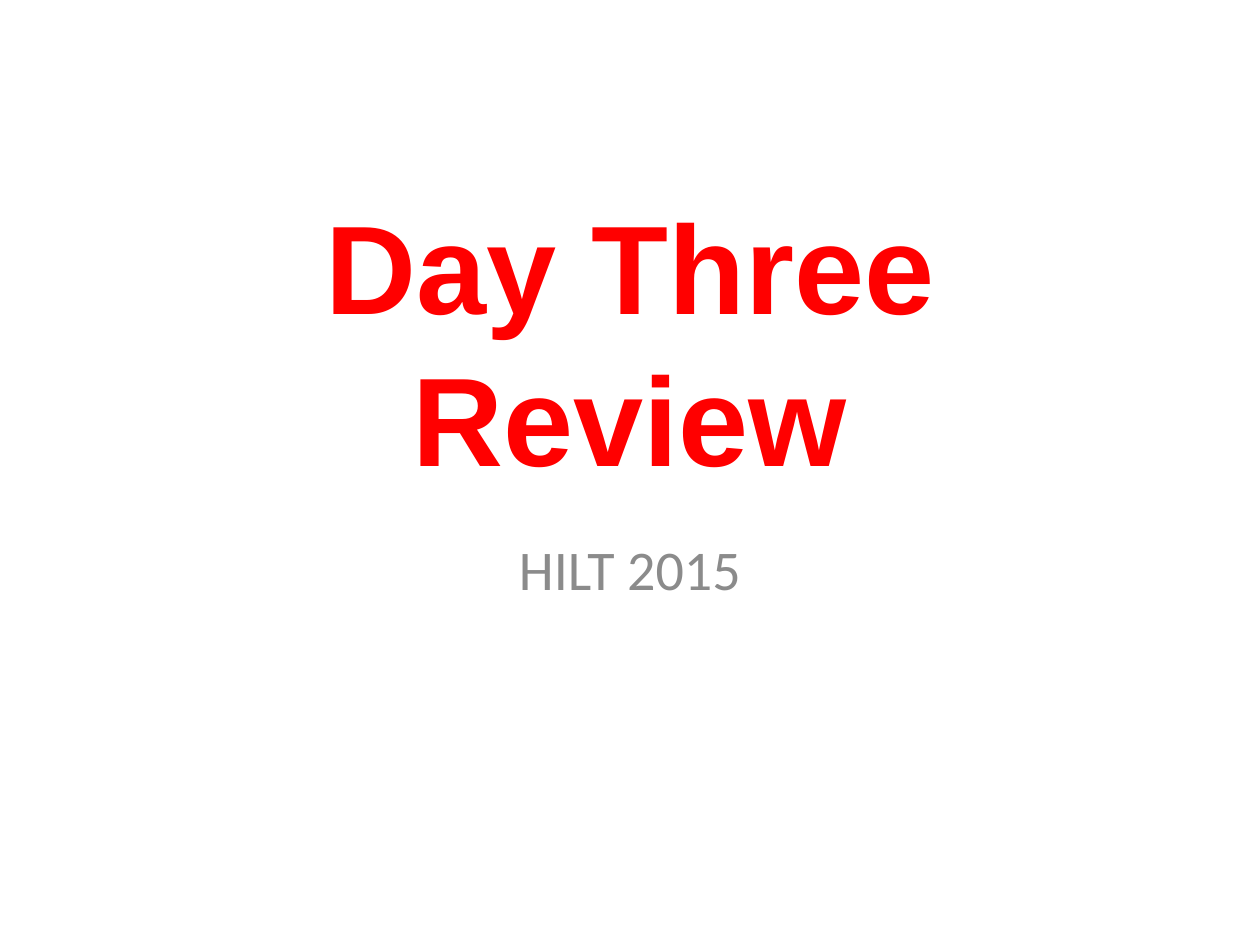
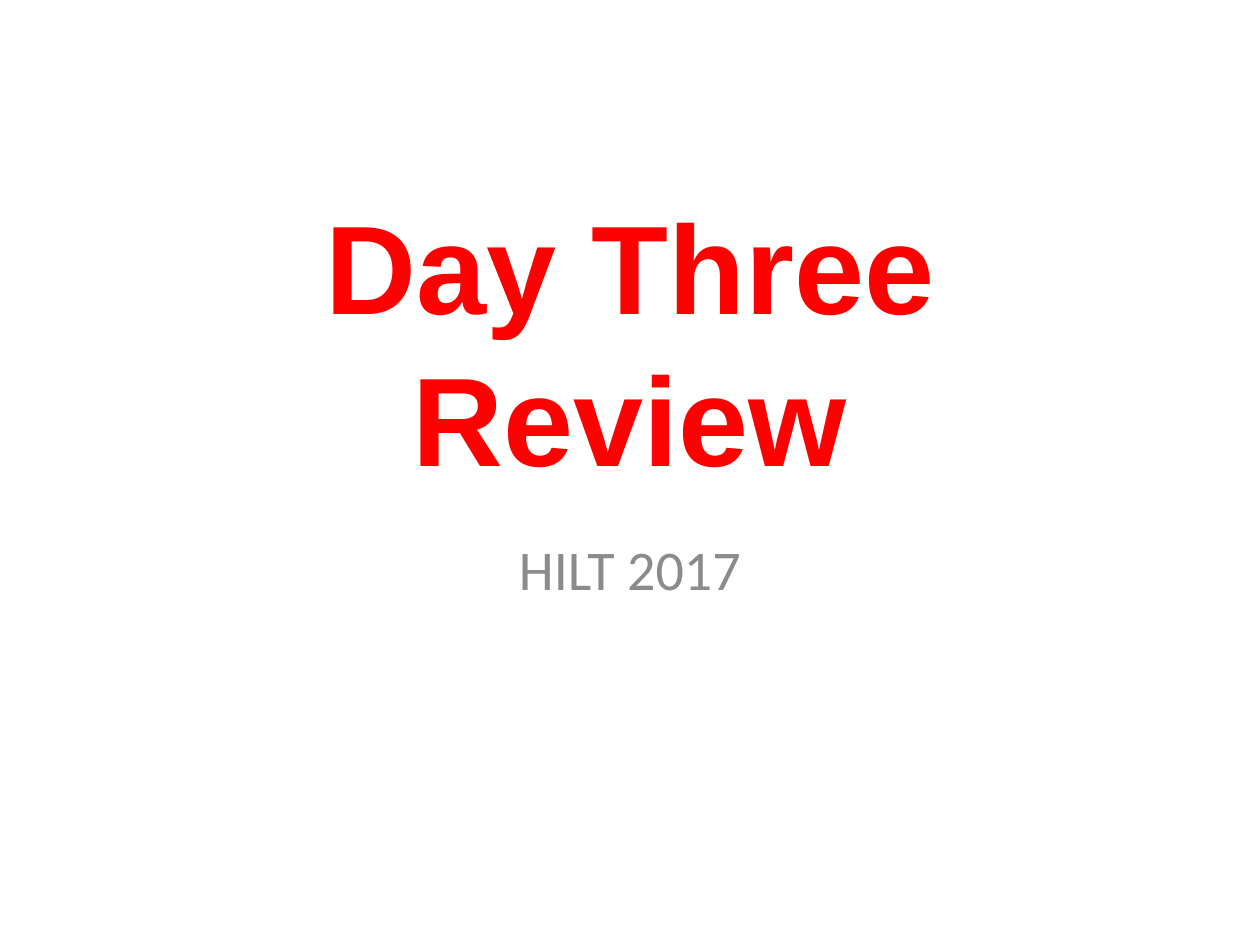
Before and after one commit to humanitiesprogramming/slides, a slide deck: slide 1 of 2017/python/day3-review.pptx. Drawn at 1260x945 pixels with LibreOffice and Linux fonts; fonts in the diff are those of the drawing. Boxes give left, top, right and bottom in pixels: in the first picture for what was removed or moved away, otherwise in the second. Text is boxed around its words. In the diff, an @@ line names an element or a change of style, - is before the commit and + after.

```diff
--- a/2017/python/day3-review.pptx
+++ b/2017/python/day3-review.pptx
@@ subtitle at bbox=[519, 554, 741, 591]: text changed @@
-HILT 2015
+HILT 2017
```
Also in this commit, not shown: 2 other slides changed, 2 slides removed, 1 other file.
